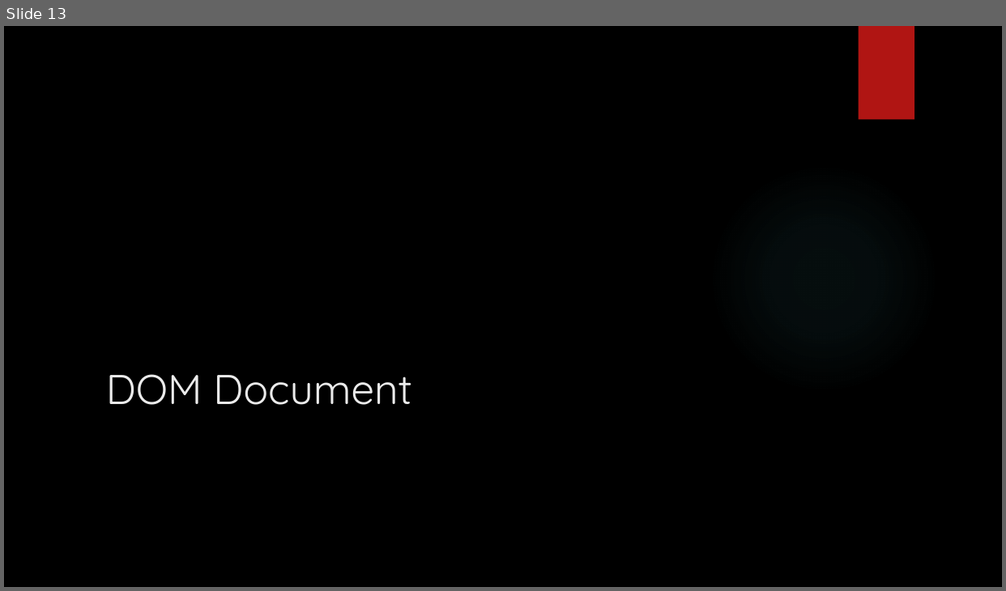
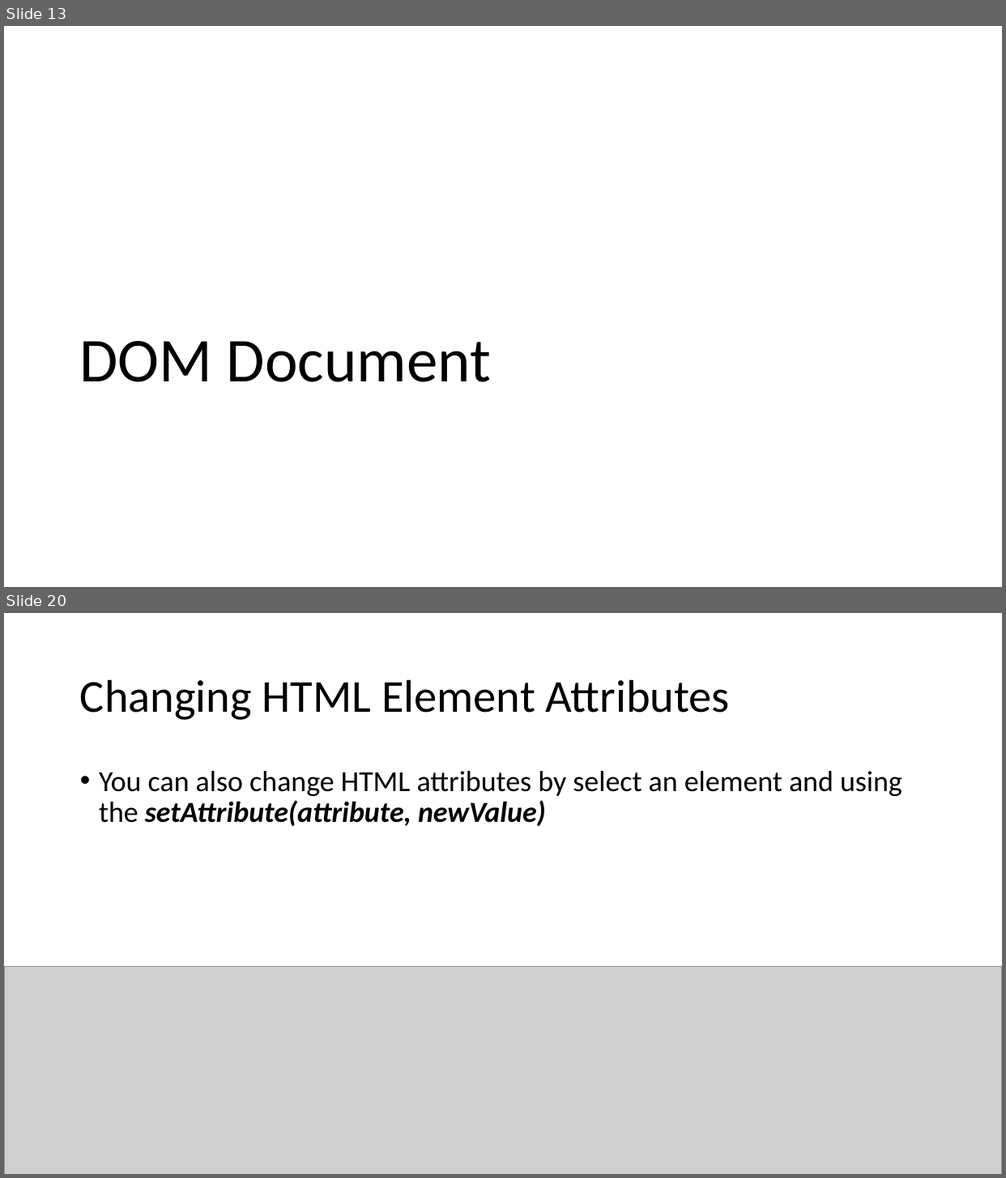
Before and after one commit to YWCANWIL-TechLab/module15-exercises-YaminahAlanis, a slide deck: slides/Module 15 - JS HTML DOM Part 1.pptx. Shown one above the other, each under a label of ours: slide 13 before the commit, slides 13 and 20 after it; the slides between them are not shown. The pictures are 1006x591 and 1006x1178 pixels, drawn with LibreOffice and Linux fonts; fonts in the diff are those of the drawing; grey boxes stand for pictures; background and template pictures are left out. Boxes give left, top, right and bottom in pixels: in the first picture for what was removed or moved away, otherwise in the second. Text is boxed around its words. In the diff, an @@ line names an element or a change of style, - is before the commit and + after.

```diff
--- a/slides/Module 15 - JS HTML DOM Part 1.pptx
+++ b/slides/Module 15 - JS HTML DOM Part 1.pptx
@@ slide 20 added at bbox=[4, 613, 1002, 1174], background #FFFFFF @@
@@ title added at bbox=[80, 679, 730, 720], 44 pt, text #000000 @@
+Changing HTML Element Attributes
@@ text added at bbox=[99, 771, 902, 826], 28 pt, text #000000 @@
+• You can also change HTML attributes by select an element and using the setAttribute(attribute, newValue)
@@ picture added at bbox=[4, 967, 1002, 1174] @@
@@ slide 13 changed as well @@
@@ background picture (left out) to #FFFFFF @@
@@ rectangle removed at bbox=[859, 26, 914, 120] @@
@@ title "DOM Document": place and size @@
-title "DOM Document" at bbox=[106, 374, 412, 405]
+title "DOM Document" at bbox=[79, 341, 491, 382]
@@ title "DOM Document" at bbox=[79, 341, 491, 382]: size 40 to 60 pt, font Quicksand to Calibri, text colour #EBEBEB to #000000; line spacing 1 to 0.9 @@
@@ ellipse removed at bbox=[709, 163, 939, 394] @@
```
Also in this commit, not shown: 29 other slides changed, 8 other slides added, 2 slides removed, 4 other files.
